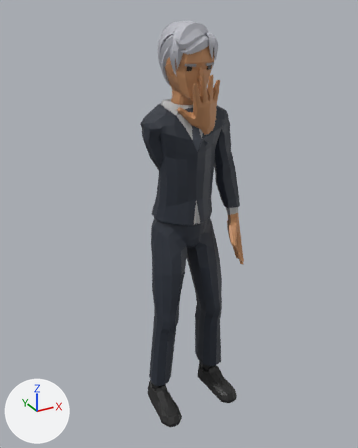
The glTF model js/models/avatars/club-crowd-m6.glb as it was, and as the next commit left it.
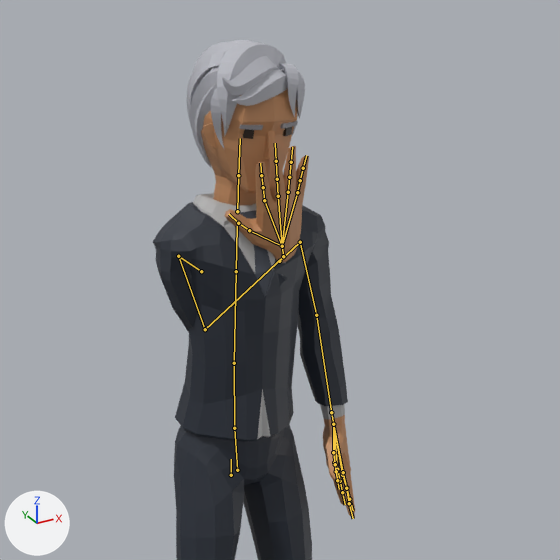
Each version is shown whole from a 50 mm lens placed at (-1.039, -1.904, 1.892), pointed at (-0.034, -0.077, 0.978), then close up on the part from 17% to 97% of the width and 0% to 64% of the height. Every picture has the same lights, and +X, +Y and +Z are marked at lower left. The first two pictures are the older version. Both versions are drawn at frame 150 of the action 'Smoke_Loop'; the numbers are the values there. The bones that change, and the others that lie on the model, are drawn over the model as lines in the close-ups.

Names of what the first close-up shows: 'Suit_Body'.
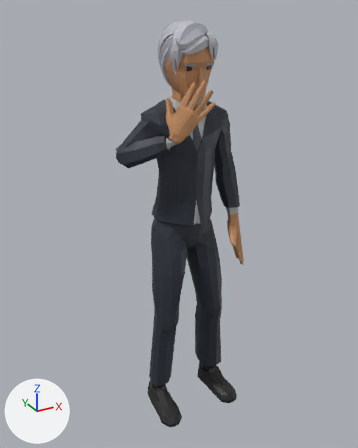
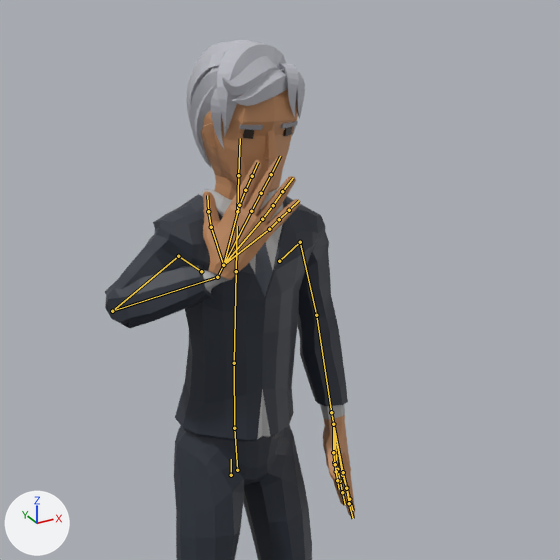
Location of each change, (x1, y1, x2, y2) in pixels of the close-ups (560 x 560 px):
'Suit_Body', posed
    before: (153, 40, 355, 560)
    after: (105, 40, 355, 560)
bone 'UpperArm.R', root to tip
    before: (178, 256) to (205, 329)
    after: (178, 256) to (112, 311)
bone 'LowerArm.R', root to tip
    before: (205, 329) to (283, 256)
    after: (112, 311) to (217, 277)
bone 'Wrist.R', root to tip
    before: (283, 256) to (282, 246)
    after: (217, 277) to (223, 265)

The edits, one by one:
Bone 'UpperArm.R' (bone_upperarm_r) turns from (-112, 1, -1) to (-39, -1, -6) degrees about its own x, y and z.
Bone 'LowerArm.R' (bone_lowerarm_r) turns from (-120, -15, -69) to (-26, -60, 171) degrees about its own x, y and z.
Bone 'Wrist.R' (bone_wrist_r) turns from (38, -152, -68) to (-38, 148, -52) degrees about its own x, y and z.
